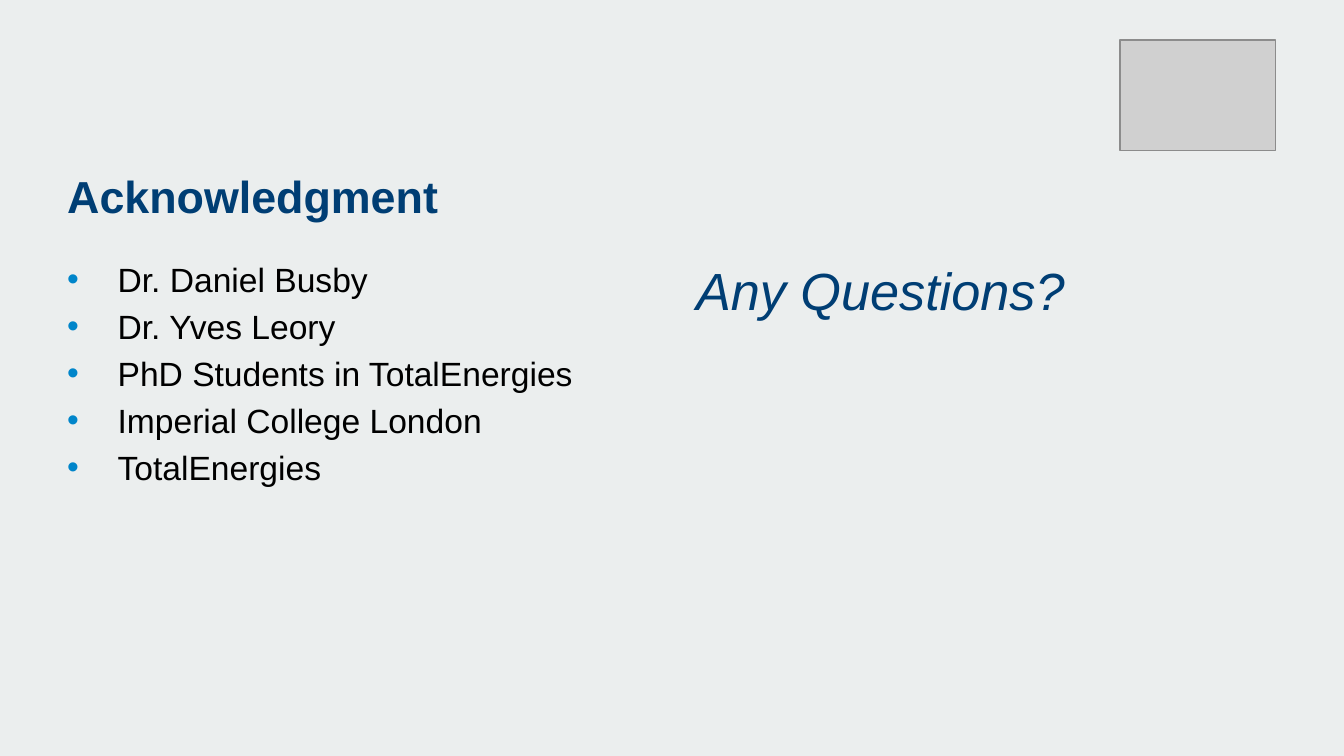
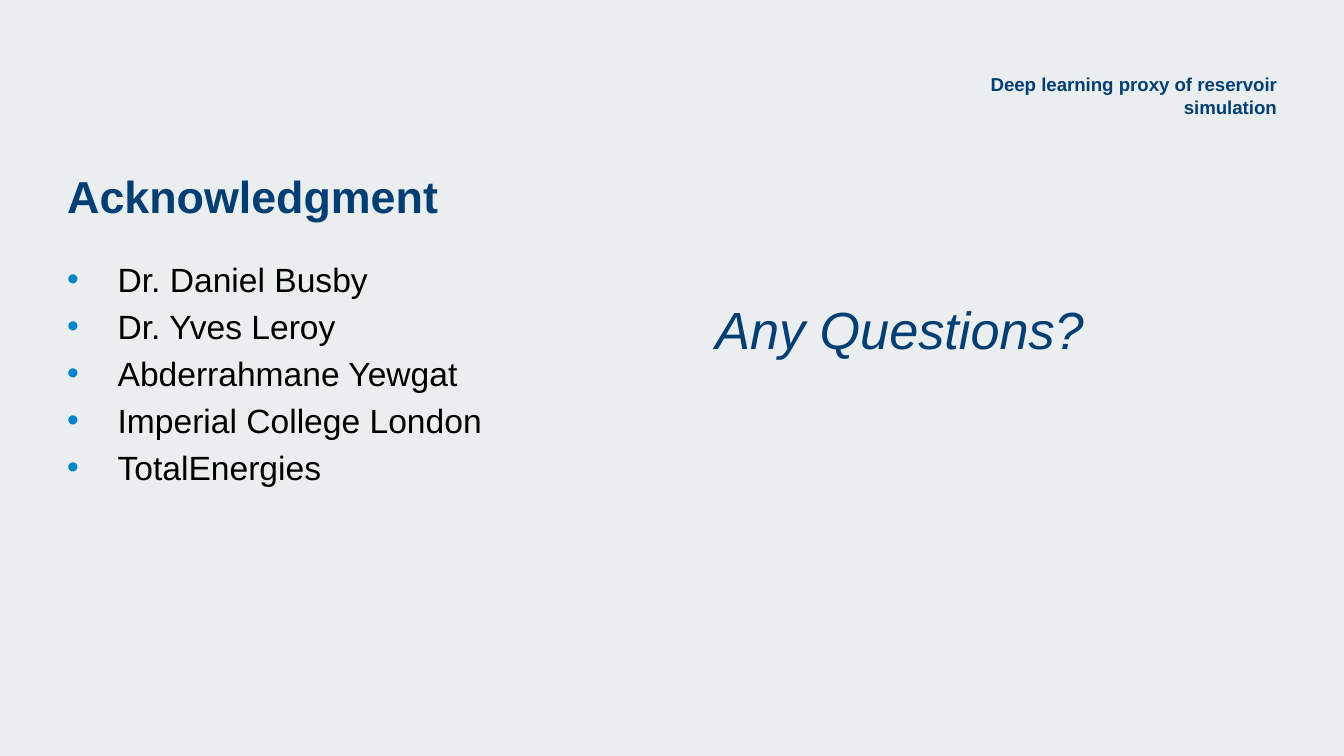
Before and after one commit to acse-srm3018/DeeplearningProxy, a slide deck: slide 13 of RahaMoosavi_presentation_ACSE9.pptx (slide 16 before the commit). Drawn at 1344x756 pixels with LibreOffice and Linux fonts; fonts in the diff are those of the drawing; grey boxes stand for pictures; background and template pictures are left out. Boxes give left, top, right and bottom in pixels: in the first picture for what was removed or moved away, otherwise in the second. Text is boxed around its words. In the diff, an @@ line names an element or a change of style, - is before the commit and + after.

```diff
--- a/RahaMoosavi_presentation_ACSE9.pptx
+++ b/RahaMoosavi_presentation_ACSE9.pptx
@@ picture removed at box(1120, 40, 1275, 151) @@
@@ text added at box(991, 77, 1277, 114), 10 pt, text #003E74, bold @@
+Deep learning proxy of reservoir simulation
@@ text "Any Questions?": place and size @@
-text "Any Questions?" at box(696, 272, 1064, 321)
+text "Any Questions?" at box(715, 311, 1084, 359)
@@ text at box(118, 316, 457, 392): text changed @@
-• Dr. Yves Leory
-• PhD Students in TotalEnergies
+• Dr. Yves Leroy
+• Abderrahmane Yewgat
```
Also in this commit, not shown: 11 other slides changed, 3 slides removed.
